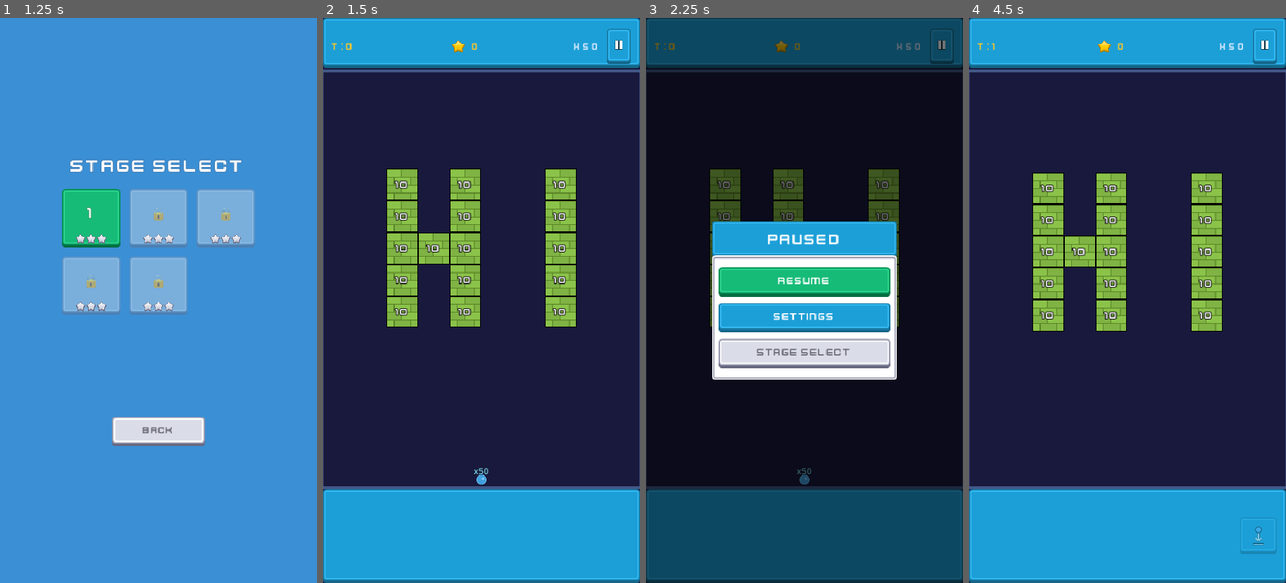
Above: before the commit, frames 1-4 (left to right).
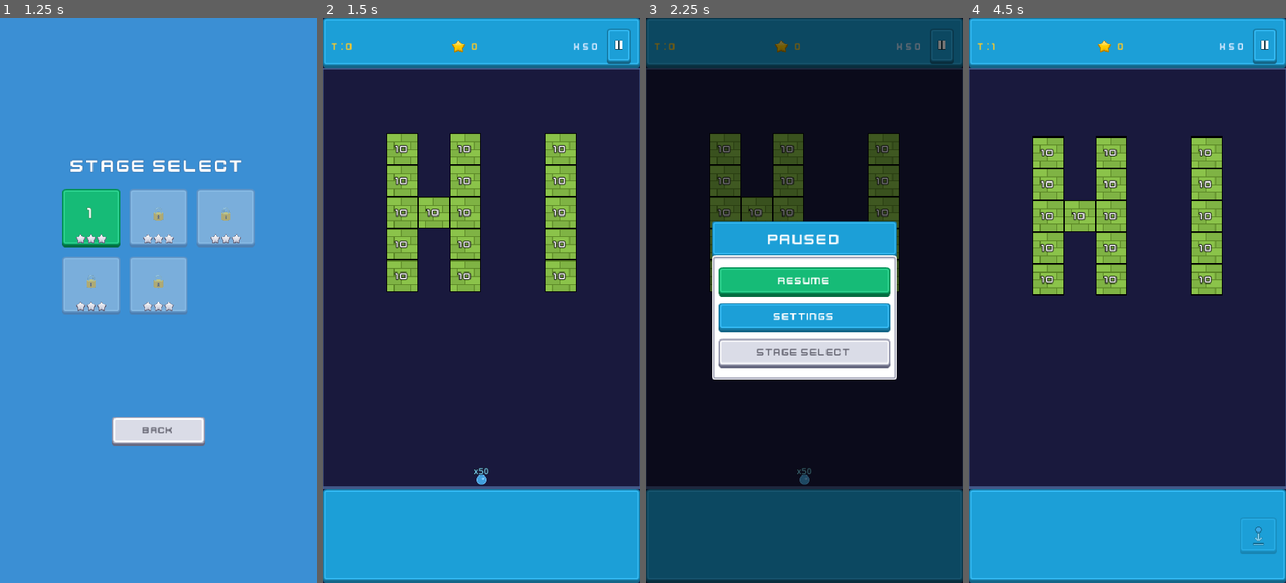
Above: after the commit, the same moments.

Repository: kenny-0114/brick-breaker
Game: Godot game, scene res://scenes/title_screen.tscn
Two runs of this game, one before a commit and one after it. Both use one fixed random seed, a clock stepped at 60 frames per second and the inputs below.
Inputs (mouse positions are in pixels of both pictures, inside the frame that each line leads up to):
- Up to frame 1 (1.25 s): click "PLAY" at 0.5 s
- Up to frame 2 (1.5 s): click (414, 215) at 1.25 s
- Up to frame 3 (2.25 s): click (940, 46) at 2 s
- Up to frame 4 (4.5 s): click "Resume" at 2.75 s; tap Enter at 3.5 s; move the mouse to (1197, 272) at 3.52 s; click (1197, 272) at 3.67 s; click (1257, 537) at 4.25 s

Frame 1 is identical in both runs. In frame 2, 8.2% of the frame differs, in the area x 0-100%, y 8-55%; in frame 3, 3.8%; in frame 4, 8.3%, in the area x 0-100%, y 8-56%.

Commit message:
추가: 웨이브 벽돌 스폰 시스템 — 최하단 벽돌을 화면 중간에 배치하고 턴마다 상단에서 등장
- 레벨 데이터의 max_row 기준 오프셋 자동 계산 (INITIAL_BOTTOM_ROW=6)
- 화면 밖 벽돌은 천정 위에 배치, 매 턴 하강 시 자연스럽게 등장
- 레벨 에디터 25행 확대 + 시작 경계선/게임오버 라인 시각화
- 천정벽·HUD 위치 정렬 (GRID_TOP_OFFSET 84→78, WallTop 68→66)

Co-Authored-By: Claude Opus 4.6 (1M context) <noreply@anthropic.com>

Diff:
--- a/scenes/turn_game_scene.tscn
+++ b/scenes/turn_game_scene.tscn
@@ -103,9 +103,9 @@
 color = Color(0.1, 0.1, 0.24, 1)
 
 [node name="CeilingWall" type="ColorRect" parent="." unique_id=648702574]
-offset_top = 78.0
+offset_top = 76.0
 offset_right = 480.0
-offset_bottom = 82.0
+offset_bottom = 78.0
 color = Color(0.3, 0.4, 0.6, 0.8)
 
 [node name="FloorWall" type="ColorRect" parent="." unique_id=1392003956]
@@ -116,20 +116,20 @@
 
 [node name="LeftWall" type="ColorRect" parent="." unique_id=1572566280]
 offset_left = -2.0
-offset_top = 78.0
+offset_top = 76.0
 offset_right = 1.0
 offset_bottom = 712.0
 color = Color(0.3, 0.4, 0.6, 0.6)
 
 [node name="RightWall" type="ColorRect" parent="." unique_id=14077923]
 offset_left = 479.0
-offset_top = 78.0
+offset_top = 76.0
 offset_right = 482.0
 offset_bottom = 712.0
 color = Color(0.3, 0.4, 0.6, 0.6)
 
 [node name="WallTop" type="StaticBody2D" parent="." unique_id=657448088]
-position = Vector2(240, 68)
+position = Vector2(240, 66)
 
 [node name="CollisionShape2D" type="CollisionShape2D" parent="WallTop" unique_id=1749587243]
 shape = SubResource("wall_h")
--- a/scripts/turn_game_scene.gd
+++ b/scripts/turn_game_scene.gd
@@ -14,9 +14,10 @@
 const MISSILE_FIRE_INTERVAL := 0.05
 const GRID_COLS := 10
 const BRICK_MARGIN := 0.0
-const GRID_TOP_OFFSET := 84.0
+const GRID_TOP_OFFSET := 78.0
 const DESCEND_DURATION := 0.3
 const FLOOR_Y := 708.0
+const INITIAL_BOTTOM_ROW := 6  # 최하단 벽돌이 화면 상단에서 7번째 행에 배치됨 (안전선 확보)
 const SPEED_RAMP_DELAY_1 := 5.0
 const SPEED_RAMP_DELAY_2 := 10.0
 const SPEED_STAGE_1 := 2.0
@@ -30,6 +31,7 @@
 var _first_ball_x := 240.0
 var _first_ball_landed := false
 var _cell_height := 34.0
+var _row_offset := 0  # 레벨 데이터 row → 화면 row 변환 오프셋
 var _balls_returned := 0
 var _landing_indicator: Node2D = null
 var _launch_indicator: Node2D = null
@@ -114,9 +116,23 @@
 	var cell_height := cell_width
 	_cell_height = cell_height
 
-	# 벽돌 배치
+	# 배치 데이터 파싱
 	var cell_size := Vector2(cell_width, cell_height)
 	var bricks_array: Array = data.get("bricks", []) as Array
+	var items_array: Array = data.get("ball_items", []) as Array
+	var shooters_array: Array = data.get("laser_shooters", []) as Array
+
+	# 최하단 row 기준으로 오프셋을 계산한다 (최하단 벽돌이 화면 중간에 배치)
+	var max_row := 0
+	for brick_d: Dictionary in bricks_array:
+		max_row = maxi(max_row, int(brick_d["row"]))
+	for item_d: Dictionary in items_array:
+		max_row = maxi(max_row, int(item_d["row"]))
+	for shooter_d: Dictionary in shooters_array:
+		max_row = maxi(max_row, int(shooter_d["row"]))
+	_row_offset = maxi(0, max_row - INITIAL_BOTTOM_ROW)
+
+	# 벽돌 배치
 	for brick_data: Dictionary in bricks_array:
 		var brick: StaticBody2D = BRICK_SCENE.instantiate()
 		var row: int = int(brick_data["row"])
@@ -125,7 +141,7 @@
 		var brick_type: String = str(brick_data.get("type", "rect"))
 		brick.position = Vector2(
 			(col + 0.5) * cell_width,
-			GRID_TOP_OFFSET + (row + 0.5) * cell_height
+			GRID_TOP_OFFSET + (row - _row_offset + 0.5) * cell_height
 		)
 		# 아이템 속성 파싱
 		var item_type: String = str(brick_data.get("item", ""))
@@ -148,20 +164,18 @@
 			brick.brick_destroyed.connect(_on_brick_destroyed)
 
 	# 공 아이템 배치
-	var items_array: Array = data.get("ball_items", []) as Array
 	for item_data: Dictionary in items_array:
 		var item: Area2D = BALL_ITEM_SCENE.instantiate()
 		var row: int = int(item_data["row"])
 		var col: int = int(item_data["col"])
 		item.position = Vector2(
 			(col + 0.5) * cell_width,
-			GRID_TOP_OFFSET + (row + 0.5) * cell_height
+			GRID_TOP_OFFSET + (row - _row_offset + 0.5) * cell_height
 		)
 		item_container.add_child(item)
 		item.collected.connect(_on_ball_item_collected)
 
 	# 레이저 슈터 배치
-	var shooters_array: Array = data.get("laser_shooters", []) as Array
 	for shooter_data: Dictionary in shooters_array:
 		var shooter: Area2D = LASER_SHOOTER_SCENE.instantiate()
 		var row: int = int(shooter_data["row"])
@@ -171,7 +185,7 @@
 		var shooter_dirs: Array = shooter_data.get("dirs", [0]) as Array
 		shooter.position = Vector2(
 			(col + 0.5) * cell_width,
-			GRID_TOP_OFFSET + (row + 0.5) * cell_height
+			GRID_TOP_OFFSET + (row - _row_offset + 0.5) * cell_height
 		)
 		shooter_container.add_child(shooter)
 		shooter.setup(shooter_uses, shooter_damage, shooter_dirs, cell_size, brick_container)
Not shown, changed: tools/level_editor.html
